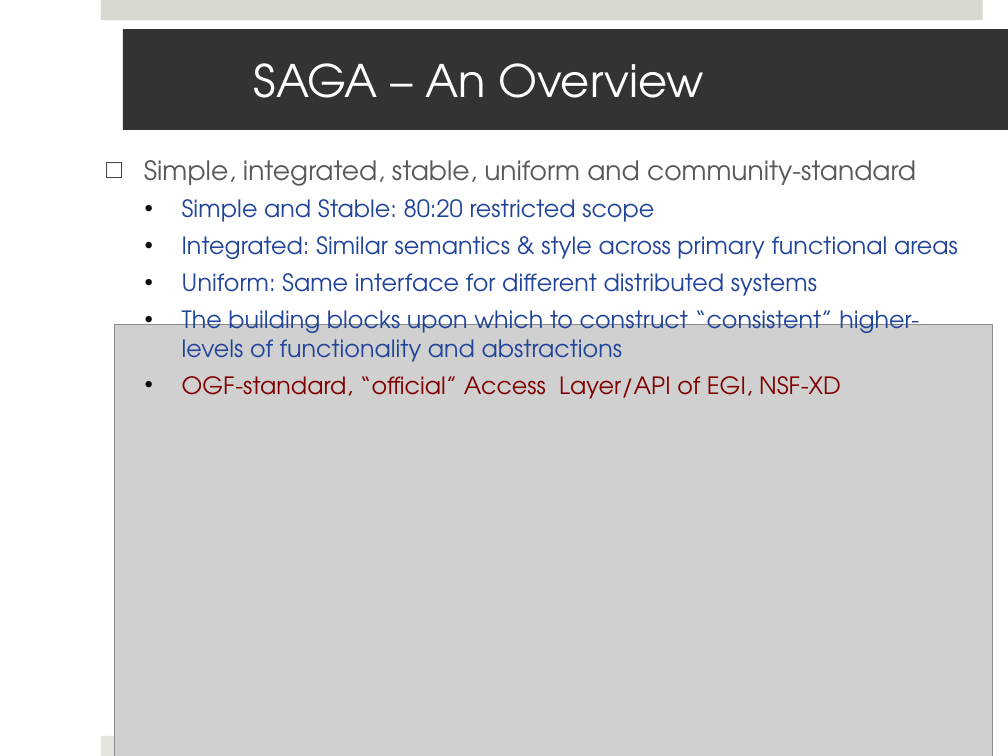
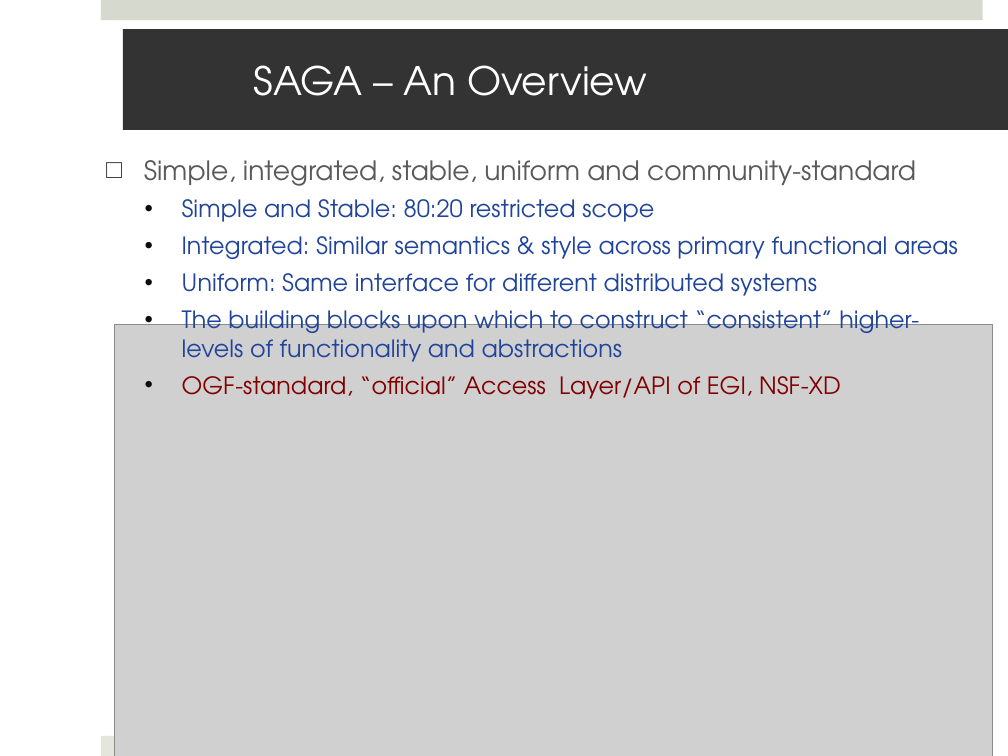
Before and after one commit to saga-project/saga-cpp-legacy-projects, a slide deck: slide 9 of saga-talks/ecmls11-dare.pptx. Drawn at 1008x756 pixels with LibreOffice and Linux fonts; fonts in the diff are those of the drawing; grey boxes stand for pictures; background and template pictures are left out. Boxes give left, top, right and bottom in pixels: in the first picture for what was removed or moved away, otherwise in the second. Text is boxed around its words. In the diff, an @@ line names an element or a change of style, - is before the commit and + after.

Commit message:
First draft of SAGA-MAGIC presentation
   Some pending changes from ECMSL presentation

```diff
--- a/saga-talks/ecmls11-dare.pptx
+++ b/saga-talks/ecmls11-dare.pptx
@@ title "SAGA – An Overview" at bbox=[123, 29, 1008, 130]: size 32 to 28 pt @@
```
Also in this commit, not shown: 7 other slides changed, 1 slide added, 1 other file.
